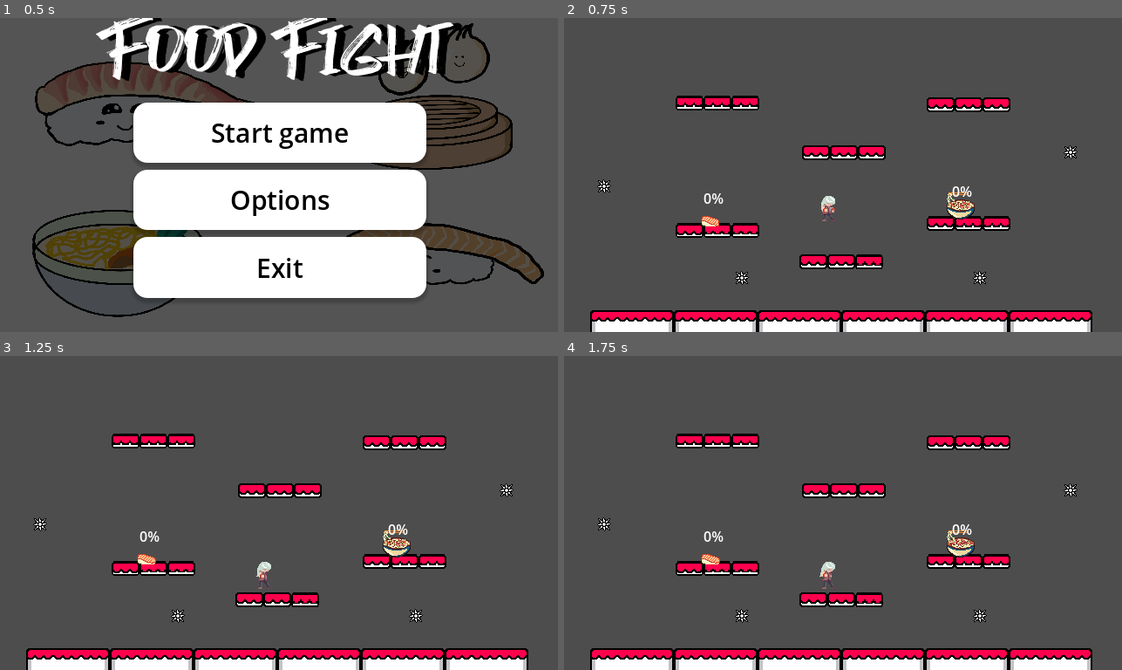
Above: before the commit, frames 1-4 (two rows, left to right).
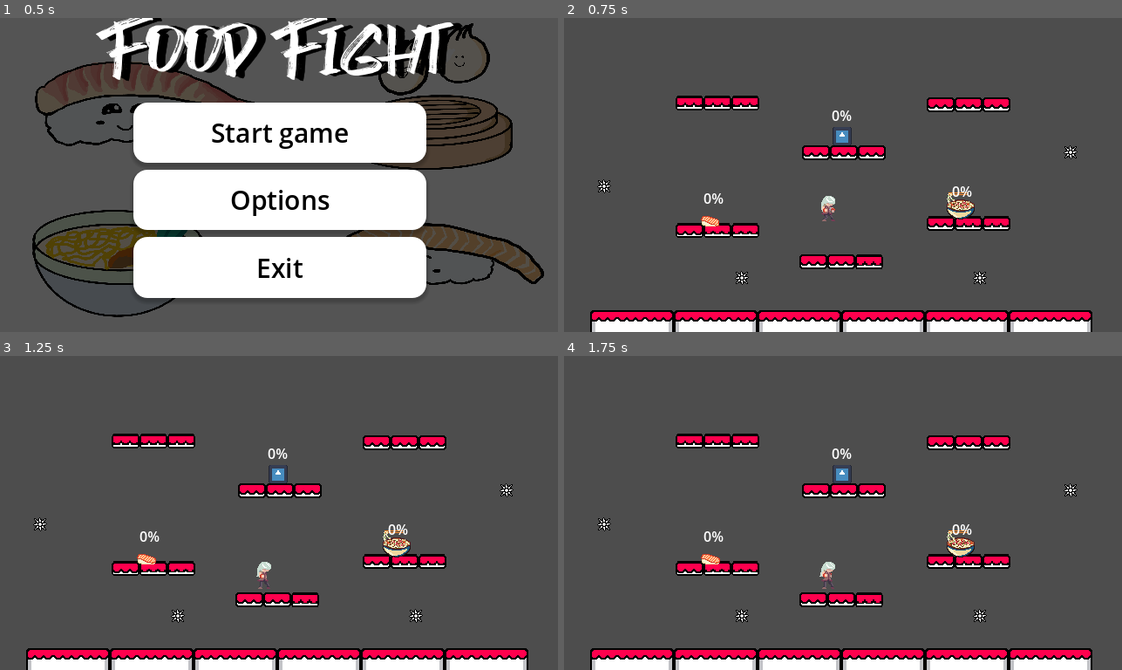
Above: after the commit, the same moments.

Repository: ChrisFlanOrg/Untitled-Fighting-Game
Game: Godot game, scene res://main_menu.tscn
Two runs of this game, one before a commit and one after it. Both use one fixed random seed, a clock stepped at 60 frames per second and the inputs below. The engine's default icon, where the game draws it, is replaced by a stand-in: a white triangle on a blue panel in a dark square.
Inputs:
- Up to frame 1 (0.5 s): no input
- Up to frame 2 (0.75 s): click "Start game" at 0.5 s
- Up to frame 3 (1.25 s): no input
- Up to frame 4 (1.75 s): tap Enter (ui_accept) at 1.25, 1.52 s; hold Right (ui_right) from 1.28 s (still down)

Frame 1 is identical in both runs. In frame 2, 0.2% of the frame differs, in the area x 47-52%, y 29-41%; in frame 3, 0.2%; in frame 4, 0.2%.

Commit message:
Added new player controller.

Diff:
--- a/main.tscn
+++ b/main.tscn
@@ -9,6 +9,7 @@
 [ext_resource type="PackedScene" uid="uid://fpkjab5rag02" path="res://sushi.tscn" id="6_mjlyl"]
 [ext_resource type="PackedScene" uid="uid://c2txm22bbdv4g" path="res://hazard.tscn" id="7_nke1a"]
 [ext_resource type="PackedScene" uid="uid://blmdrfxwhh8gh" path="res://pho.tscn" id="9_vldt5"]
+[ext_resource type="PackedScene" uid="uid://bh3wdqsbxqahh" path="res://scenes/entities/player_v2.tscn" id="10_rpjcl"]
 
 [node name="Node2D" type="Node2D"]
 
@@ -118,6 +119,7 @@
 
 [node name="Player" parent="." instance=ExtResource("6_mjlyl")]
 position = Vector2(170, 199)
+deviceId = 1
 
 [node name="Hazard" parent="." instance=ExtResource("7_nke1a")]
 position = Vector2(477, 298)
@@ -133,4 +135,14 @@
 
 [node name="Player2" parent="." instance=ExtResource("9_vldt5")]
 position = Vector2(455, 187)
-deviceId = 1
+deviceId = 2
+
+[node name="PlayerV2" parent="." instance=ExtResource("10_rpjcl")]
+position = Vector2(319, 128)
+deviceId = 0
+speed = 200
+acceleration = 700
+friction = 900
+jump_strength = 300
+gravity = 600
+terminal_velocity = 500
--- /dev/null
+++ b/scenes/entities/entity.tscn
@@ -0,0 +1,9 @@
+[gd_scene format=3 uid="uid://ca8wrcfqhe2qt"]
+
+[node name="Entity" type="CharacterBody2D"]
+
+[node name="Sprite2D" type="Sprite2D" parent="."]
+
+[node name="CollisionShape2D" type="CollisionShape2D" parent="."]
+
+[node name="Timers" type="Node" parent="."]
--- /dev/null
+++ b/scenes/entities/player_v2.gd
@@ -0,0 +1,79 @@
+extends CharacterBody2D
+
+@export var deviceId : int
+
+@export_group("Health")
+@onready var damage_percentage = $DamagePercentageLabel
+var player_damage := 0
+
+@export_group("Moves")
+@export var speed := 200
+@export var acceleration := 700
+@export var friction := 900
+var direction := Vector2.ZERO
+var can_move := true
+
+@export_group("Jump")
+@export var jump_strength := 300
+@export var gravity := 600
+@export var terminal_velocity := 500
+var jump := false
+var faster_fall := false
+var gravity_multiplier := 1
+
+func _process(delta):
+	apply_gravity(delta)
+
+	if can_move:
+		#get_input()
+		apply_movement(delta)
+
+func _input(event):
+	if event.get_device() == deviceId:
+		# Horizontal Movement
+		direction.x = Input.get_axis("Left", "Right")
+
+		# Jump
+		if Input.is_action_just_pressed("Jump"):
+			if is_on_floor() or $Timers/Coyote.time_left:
+				jump = true
+
+			if velocity.y > 0 and not is_on_floor():
+				$Timers/JumpBuffer.start()
+
+		if Input.is_action_just_released("Jump") and not is_on_floor() and velocity.y < 0:
+			faster_fall = true
+
+func apply_movement(delta):
+	# Left/right Movement
+	if direction.x:
+		velocity.x = move_toward(velocity.x, direction.x * speed, acceleration * delta)
+	else:
+		velocity.x = move_toward(velocity.x, 0, friction * delta)
+
+	# Jump
+	if jump or $Timers/JumpBuffer.time_left and is_on_floor():
+		velocity.y = -jump_strength
+		jump = false
+		faster_fall = false
+
+	var on_floor = is_on_floor()
+	move_and_slide()
+	if on_floor and not is_on_floor() and velocity.y >= 0:
+		$Timers/Coyote.start()
+
+func apply_gravity(delta):
+	velocity.y += gravity * delta
+	velocity.y = velocity.y / 2 if faster_fall and velocity.y < 0 else velocity.y
+	velocity.y = velocity.y * gravity_multiplier
+	velocity.y = min(velocity.y, terminal_velocity)
+
+func take_damage(knockback: int, angle: int) -> void:
+	player_damage += 10
+	velocity.x = ((1 + player_damage / 10) * knockback) * cos(deg_to_rad(angle))
+	velocity.y = - ((1 + player_damage / 10) * knockback) * sin(deg_to_rad(angle))
+	damage_percentage.text = str(player_damage) + "%"
+
+func reset_damage():
+	player_damage = 0
+	damage_percentage.text = "0%"
--- /dev/null
+++ b/scenes/entities/player_v2.tscn
@@ -0,0 +1,41 @@
+[gd_scene load_steps=6 format=3 uid="uid://bh3wdqsbxqahh"]
+
+[ext_resource type="PackedScene" uid="uid://ca8wrcfqhe2qt" path="res://scenes/entities/entity.tscn" id="1_8hraf"]
+[ext_resource type="Script" path="res://scenes/entities/player_v2.gd" id="2_1csir"]
+[ext_resource type="Texture2D" uid="uid://cdh0bixqxft6d" path="res://icon.svg" id="2_uvhhf"]
+
+[sub_resource type="RectangleShape2D" id="RectangleShape2D_a6xk0"]
+size = Vector2(22, 22)
+
+[sub_resource type="RectangleShape2D" id="RectangleShape2D_tbd5u"]
+
+[node name="PlayerV2" groups=["player"] instance=ExtResource("1_8hraf")]
+script = ExtResource("2_1csir")
+
+[node name="Sprite2D" parent="." index="0"]
+scale = Vector2(0.17, 0.17)
+texture = ExtResource("2_uvhhf")
+
+[node name="CollisionShape2D" parent="." index="1"]
+shape = SubResource("RectangleShape2D_a6xk0")
+
+[node name="Coyote" type="Timer" parent="Timers" index="0"]
+wait_time = 0.15
+one_shot = true
+
+[node name="JumpBuffer" type="Timer" parent="Timers" index="1"]
+wait_time = 0.25
+one_shot = true
+
+[node name="HurtBox" type="Area2D" parent="." index="3"]
+
+[node name="CollisionShape2D" type="CollisionShape2D" parent="HurtBox" index="0"]
+shape = SubResource("RectangleShape2D_tbd5u")
+
+[node name="DamagePercentageLabel" type="Label" parent="." index="4"]
+offset_left = -20.0
+offset_top = -35.0
+offset_right = 20.0
+offset_bottom = -12.0
+text = "0%"
+horizontal_alignment = 1
Not shown: 1 places in main.tscn that only renumber resources
